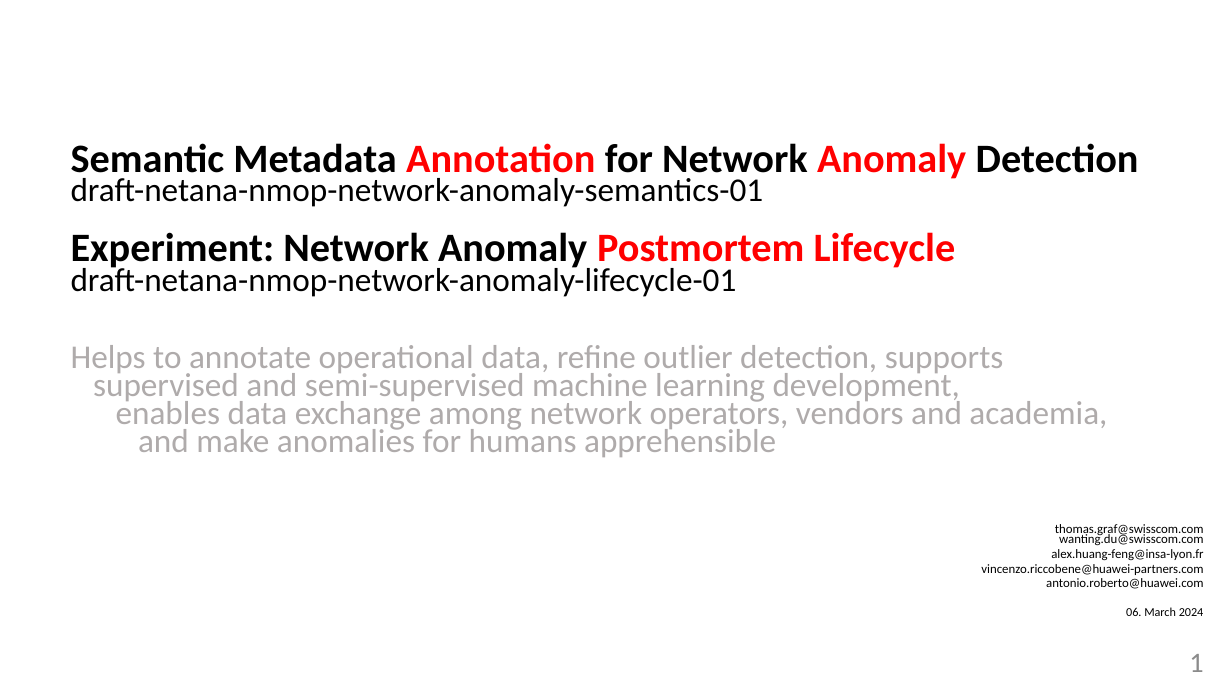
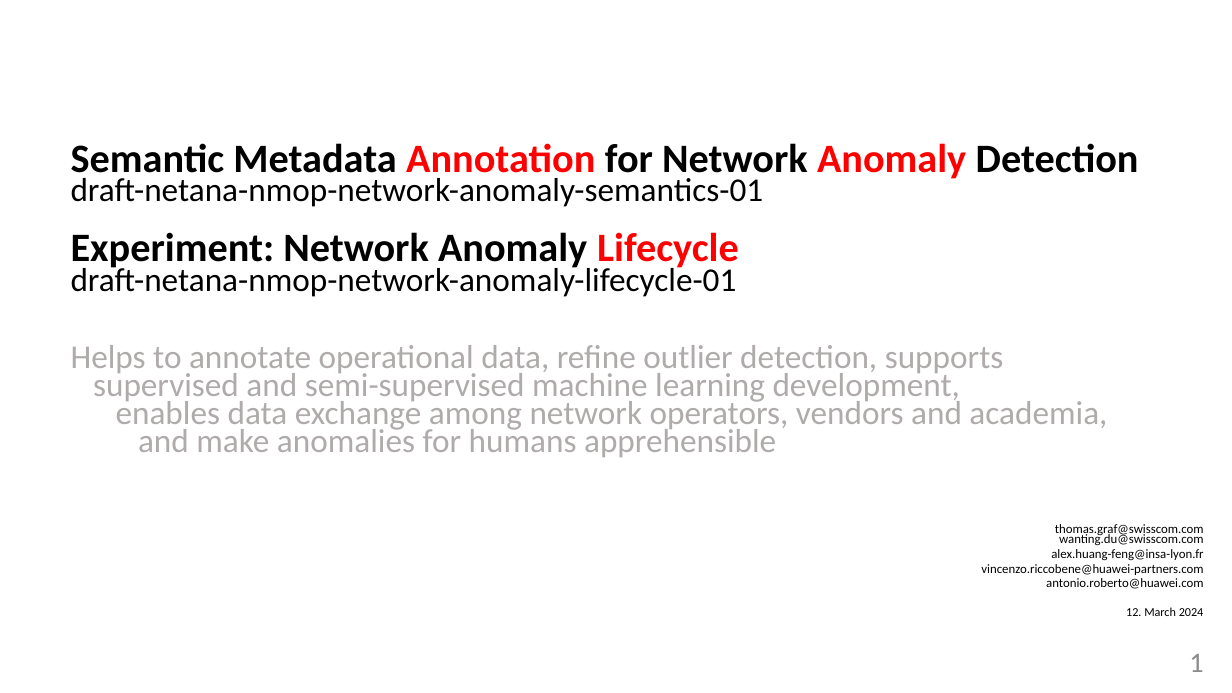
Before and after one commit to network-analytics/ietf-network-analytics-document-status, a slide deck: slide 1 of 119/NMOP/draft-netana-nmop-network-anomaly-semantics-and-lifecycle.pptx. Drawn at 1232x693 pixels with LibreOffice and Linux fonts; fonts in the diff are those of the drawing. Boxes give left, top, right and bottom in pixels: in the first picture for what was removed or moved away, otherwise in the second. Text is boxed around its words. In the diff, an @@ line names an element or a change of style, - is before the commit and + after.

```diff
--- a/119/NMOP/draft-netana-nmop-network-anomaly-semantics-and-lifecycle.pptx
+++ b/119/NMOP/draft-netana-nmop-network-anomaly-semantics-and-lifecycle.pptx
@@ text at <box>71,232,739,297</box>: text changed @@
-Experiment: Network Anomaly Postmortem Lifecycle
-draft-netana-nmop-network-anomaly-lifecycle-01
+Experiment: Network Anomaly Lifecycle
+draft-netana-nmop-network-anomaly-lifecycle-01
@@ text at <box>1126,607,1204,616</box>: text changed @@
-06. March 2024
+12. March 2024
```
Also in this commit, not shown: 4 other slides changed, 5 slides added, 1 slide removed, 2 other files.
